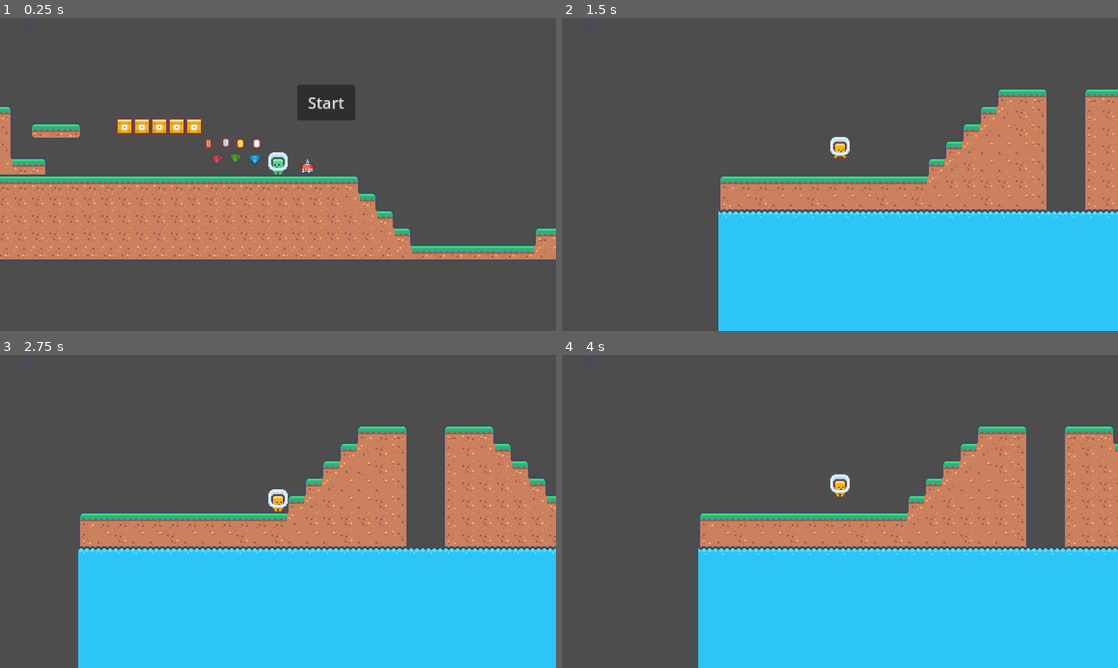
Above: before the commit, frames 1-4 (two rows, left to right).
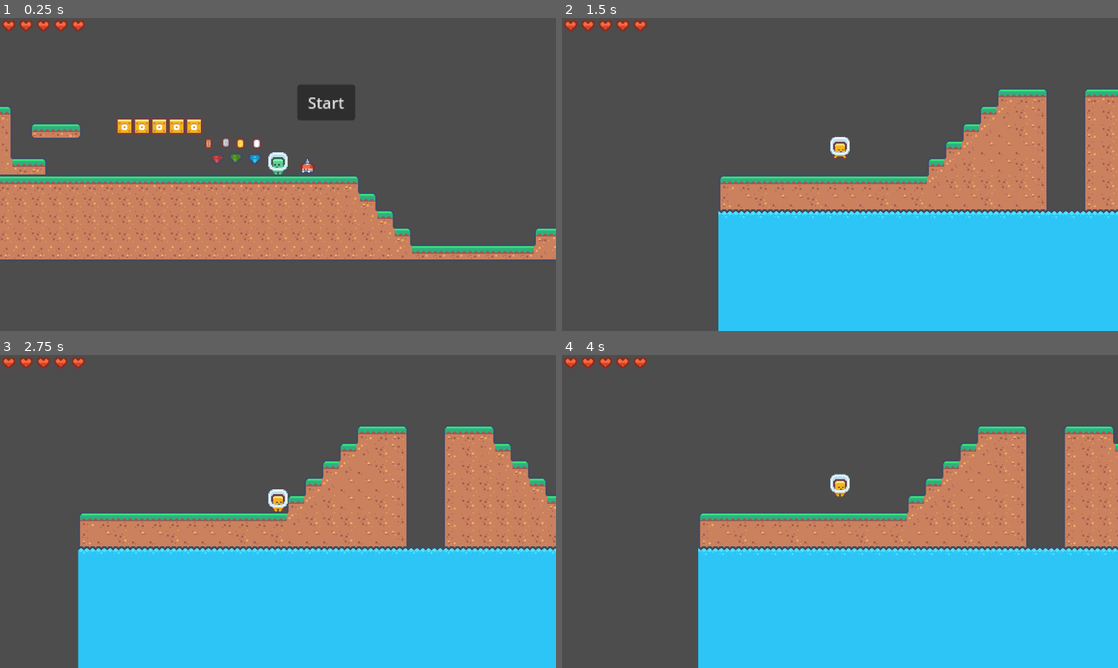
Above: after the commit, the same moments.

Repository: philipheindel/GodotPlatformer
Game: Godot game, scene res://main.tscn
The game is run twice, just before and just after one commit, with the same random seed, the same clock (stepped at 60 frames per second) and the same inputs.
Inputs:
- Up to frame 1 (0.25 s): no input
- Up to frame 2 (1.5 s): click "Start" at 0.5 s; tap Enter (ui_accept) at 1.25 s; hold Right (ui_right) from 1.28 s (still down)
- Up to frame 3 (2.75 s): keep holding Right (ui_right); tap Enter (ui_accept) at 1.52, 2.27 s
- Up to frame 4 (4 s): release Right (ui_right) at 2.78 s; hold Left (ui_left) 2.78-3.53 s; hold Right (ui_right) from 3.53 s (still down); tap Enter (ui_accept) at 3.77 s

The runs differ from the first frame. In frame 1, 0.3% of the frame differs, in the area x 0-41%, y 0-41%; in frame 2, 0.3%; in frame 3, 0.3%; in frame 4, 0.3%.

Commit message:
Updated coin sprites and got health hearts working

Diff:
--- a/entities/coin_block/coin_block.gd
+++ b/entities/coin_block/coin_block.gd
@@ -12,14 +12,14 @@
 var pop_frames: int = 0
 
 
-func _physics_process(_delta):
+func _physics_process(_delta) -> void:
 	if popped:
 		return
 	if popping:
 		pop_frames += 1
 		position.y = position.y + pop_direction
 		if pop_frames == max_pop_frames and pop_direction > 0:
-			remove_child($Area2D)
+			#remove_child($Area2D)
 			popped = true
 			return
 		if pop_frames == max_pop_frames:
@@ -32,8 +32,9 @@
 			pop_frames = 0
 
 
-func _on_area_2d_body_entered(body):
+func _on_area_2d_body_entered(body) -> void:
 	if popped or popping:
+		# Play "thud" sound
 		return
 	if body.name == "Player":
 		$AudioStreamPlayer.play()
--- a/entities/player/components/health/health.gd
+++ b/entities/player/components/health/health.gd
@@ -1,25 +1,32 @@
 extends Node2D
 
 
-@export var max: int = 6
+@export var max: int = 10
 @export var current: int = 0
 
 
+var position_offset: int = 0
 var health_heart: Resource = preload("res://entities/player/components/health/health_heart.tscn")
 
 
-func _ready():
-
-	for i in 20:
-		print("Health_Heart" + str(i))
-		get_node("Health_Heart" + str(i)).visible = false
-	var sub: int = max / 2
-	for i in sub:
+func _ready() -> void:
+	var hearts: int = max / 2
+	for i in hearts:
 		var new_heart: AnimatedSprite2D = health_heart.instantiate()
-		new_heart.position.x = new_heart.position.x + 20
+		new_heart.position.x = new_heart.position.x + position_offset
 		add_child(new_heart)
+		position_offset += 18
 
 
-func update(health: int):
-
-	pass
+func update(health: int) -> void:
+	var amount: int = 0
+	for heart in get_children():
+		heart.animation = "0"
+		if amount >= health:
+			continue
+		if amount < health:
+			heart.animation = "1"
+			amount += 1
+		if amount < health:
+			heart.animation = "2"
+			amount += 1
--- a/entities/player/components/health/health.tscn
+++ b/entities/player/components/health/health.tscn
@@ -1,66 +1,6 @@
-[gd_scene load_steps=3 format=3 uid="uid://dbvkhruu7sfag"]
+[gd_scene load_steps=2 format=3 uid="uid://dbvkhruu7sfag"]
 
 [ext_resource type="Script" path="res://entities/player/components/health/health.gd" id="1_p7ptg"]
-[ext_resource type="PackedScene" uid="uid://cb5bh8dbfpq3b" path="res://entities/player/components/health/health_heart.tscn" id="2_7ack6"]
 
 [node name="Health" type="Node2D"]
 script = ExtResource("1_p7ptg")
-
-[node name="Health_Heart0" parent="." instance=ExtResource("2_7ack6")]
-
-[node name="Health_Heart1" parent="." instance=ExtResource("2_7ack6")]
-position = Vector2(18, 0)
-
-[node name="Health_Heart2" parent="." instance=ExtResource("2_7ack6")]
-position = Vector2(36, 0)
-
-[node name="Health_Heart3" parent="." instance=ExtResource("2_7ack6")]
-position = Vector2(54, 0)
-
-[node name="Health_Heart4" parent="." instance=ExtResource("2_7ack6")]
-position = Vector2(72, 0)
-
-[node name="Health_Heart5" parent="." instance=ExtResource("2_7ack6")]
-position = Vector2(90, 0)
-
-[node name="Health_Heart6" parent="." instance=ExtResource("2_7ack6")]
-position = Vector2(108, 0)
-
-[node name="Health_Heart7" parent="." instance=ExtResource("2_7ack6")]
-position = Vector2(126, 0)
-
-[node name="Health_Heart8" parent="." instance=ExtResource("2_7ack6")]
-position = Vector2(144, 0)
-
-[node name="Health_Heart9" parent="." instance=ExtResource("2_7ack6")]
-position = Vector2(162, 0)
-
-[node name="Health_Heart10" parent="." instance=ExtResource("2_7ack6")]
-position = Vector2(0, 18)
-
-[node name="Health_Heart11" parent="." instance=ExtResource("2_7ack6")]
-position = Vector2(18, 18)
-
-[node name="Health_Heart12" parent="." instance=ExtResource("2_7ack6")]
-position = Vector2(36, 18)
-
-[node name="Health_Heart13" parent="." instance=ExtResource("2_7ack6")]
-position = Vector2(54, 18)
-
-[node name="Health_Heart14" parent="." instance=ExtResource("2_7ack6")]
-position = Vector2(72, 18)
-
-[node name="Health_Heart15" parent="." instance=ExtResource("2_7ack6")]
-position = Vector2(90, 18)
-
-[node name="Health_Heart16" parent="." instance=ExtResource("2_7ack6")]
-position = Vector2(108, 18)
-
-[node name="Health_Heart17" parent="." instance=ExtResource("2_7ack6")]
-position = Vector2(126, 18)
-
-[node name="Health_Heart18" parent="." instance=ExtResource("2_7ack6")]
-position = Vector2(144, 18)
-
-[node name="Health_Heart19" parent="." instance=ExtResource("2_7ack6")]
-position = Vector2(162, 18)
--- a/entities/player/components/health/health_heart.gd
+++ b/entities/player/components/health/health_heart.gd
@@ -5,7 +5,7 @@
 
 
 func _ready():
-	animation = "0"
+	animation = "2"
 
 
 func hit():
--- a/entities/player/player.gd
+++ b/entities/player/player.gd
@@ -26,7 +26,7 @@
 	$AnimatedSprite2D.animation = _get_animation("idle")
 	$AnimatedSprite2D.play()
 	$Camera2D.set_as_top_level(true)
-
+	$Camera2D/Health.max = health
 
 func _process(delta):
 	$Camera2D.position.x = position.x
@@ -88,7 +88,7 @@
 
 func hurt():
 	health -= 1
-	$Camera2D/Health2.update(health)
+	$Camera2D/Health.update(health)
 	if health == 0:
 		print("Dead")
 
--- a/entities/player/player.tscn
+++ b/entities/player/player.tscn
@@ -182,5 +182,5 @@
 limit_smoothed = true
 editor_draw_limits = true
 
-[node name="Health2" parent="Camera2D" instance=ExtResource("3_ujhaq")]
+[node name="Health" parent="Camera2D" instance=ExtResource("3_ujhaq")]
 position = Vector2(-279, -154)
--- a/items/coin/coin.tscn
+++ b/items/coin/coin.tscn
@@ -145,7 +145,7 @@
 [node name="Coin" type="AnimatedSprite2D"]
 sprite_frames = SubResource("SpriteFrames_aix7a")
 animation = &"bronze"
-frame_progress = 0.296667
+frame_progress = 0.326754
 script = ExtResource("2_vr5gi")
 
 [node name="Area2D" type="Area2D" parent="."]
--- a/items/gem/gem.tscn
+++ b/items/gem/gem.tscn
@@ -171,7 +171,7 @@
 [node name="Gem" type="AnimatedSprite2D"]
 sprite_frames = SubResource("SpriteFrames_vlx2j")
 animation = &"blue"
-frame_progress = 0.928567
+frame_progress = 0.399419
 script = ExtResource("2_wyt2y")
 
 [node name="Area2D" type="Area2D" parent="."]
--- a/main.tscn
+++ b/main.tscn
@@ -17,6 +17,7 @@
 
 [node name="Player" parent="." instance=ExtResource("2_tpj0s")]
 position = Vector2(599, -12)
+health = 10
 
 [node name="Coin_Block" parent="." instance=ExtResource("3_xiees")]
 position = Vector2(512, -50)
Binary file changed: assets/sprites/entities/items.png
